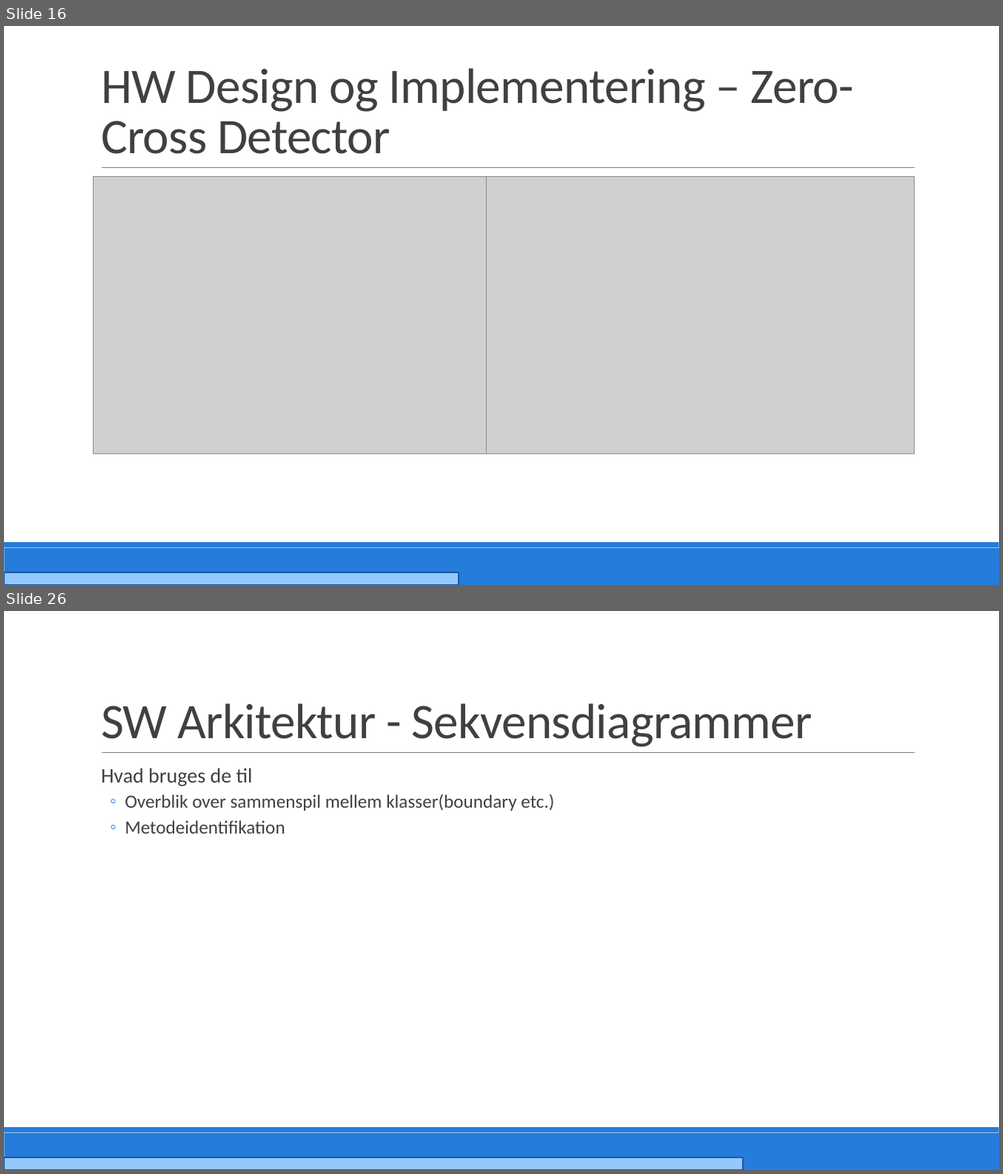
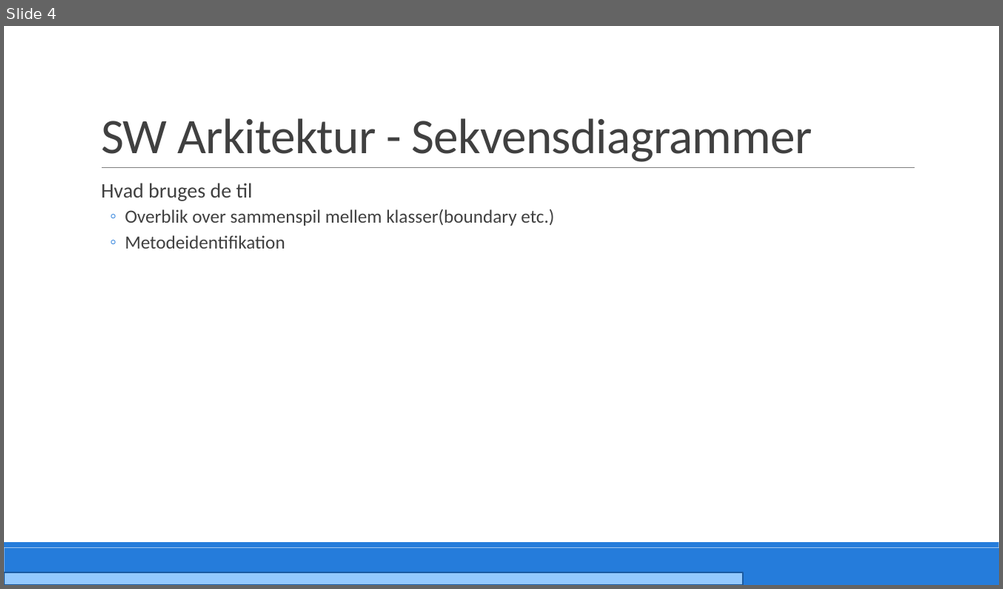
Before and after one commit to PRJ2GR15/Rapport, a slide deck: Fremlæggelse/Fremlæggelse slides opdateres Stefan.pptm. Shown one above the other, each under a label of ours: slides 16 and 26 before the commit, slide 4 after it; the slides between them are not shown. The pictures are 1003x1174 and 1003x589 pixels, drawn with LibreOffice and Linux fonts; fonts in the diff are those of the drawing; grey boxes stand for pictures. Boxes give left, top, right and bottom in pixels: in the first picture for what was removed or moved away, otherwise in the second. Text is boxed around its words. In the diff, an @@ line names an element or a change of style, - is before the commit and + after.

```diff
--- a/Fremlæggelse/Fremlæggelse slides opdateres Stefan.pptm
+++ b/Fremlæggelse/Fremlæggelse slides opdateres Stefan.pptm
@@ slide 16 removed at [4,26,999,585], background #FFFFFF; not listed: 3 template elements that a slide beside it also shows @@
@@ title removed at [101,68,854,154] @@
-HW Design og Implementering – Zero-Cross Detector
@@ picture removed at [94,177,503,454] @@
@@ picture removed at [486,177,914,454] @@
@@ rectangle removed at [4,573,459,585] @@
@@ what was slide 26 is now slide 4 @@
```
Also in this commit, not shown: 28 other slides removed.
